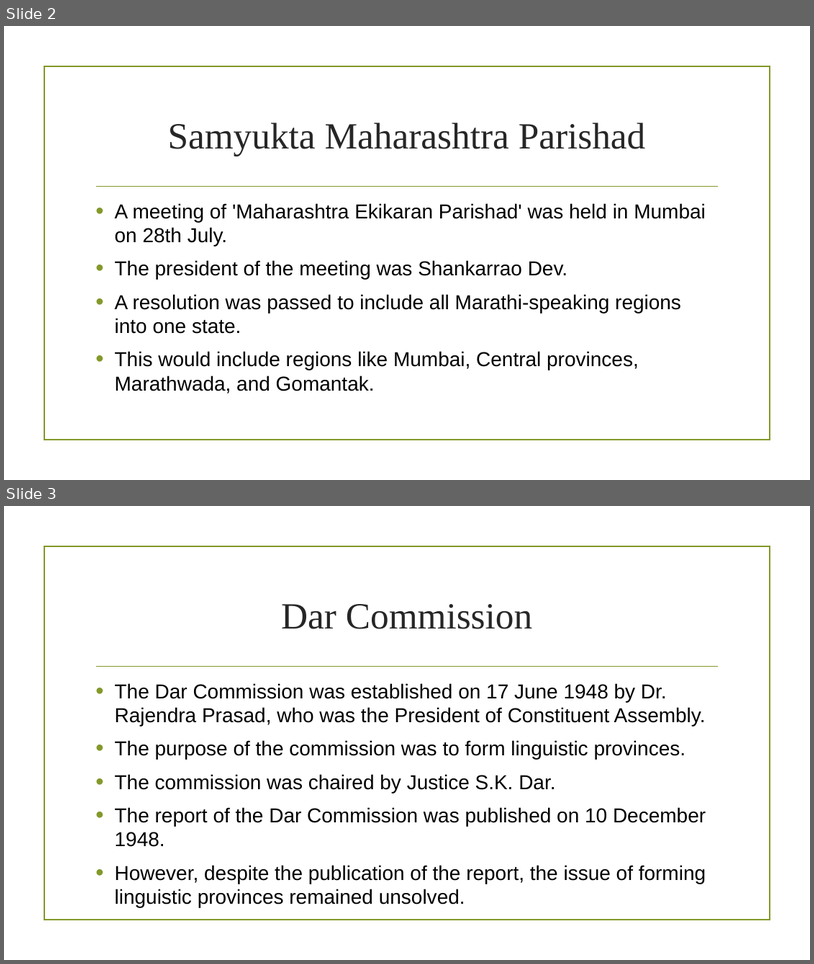
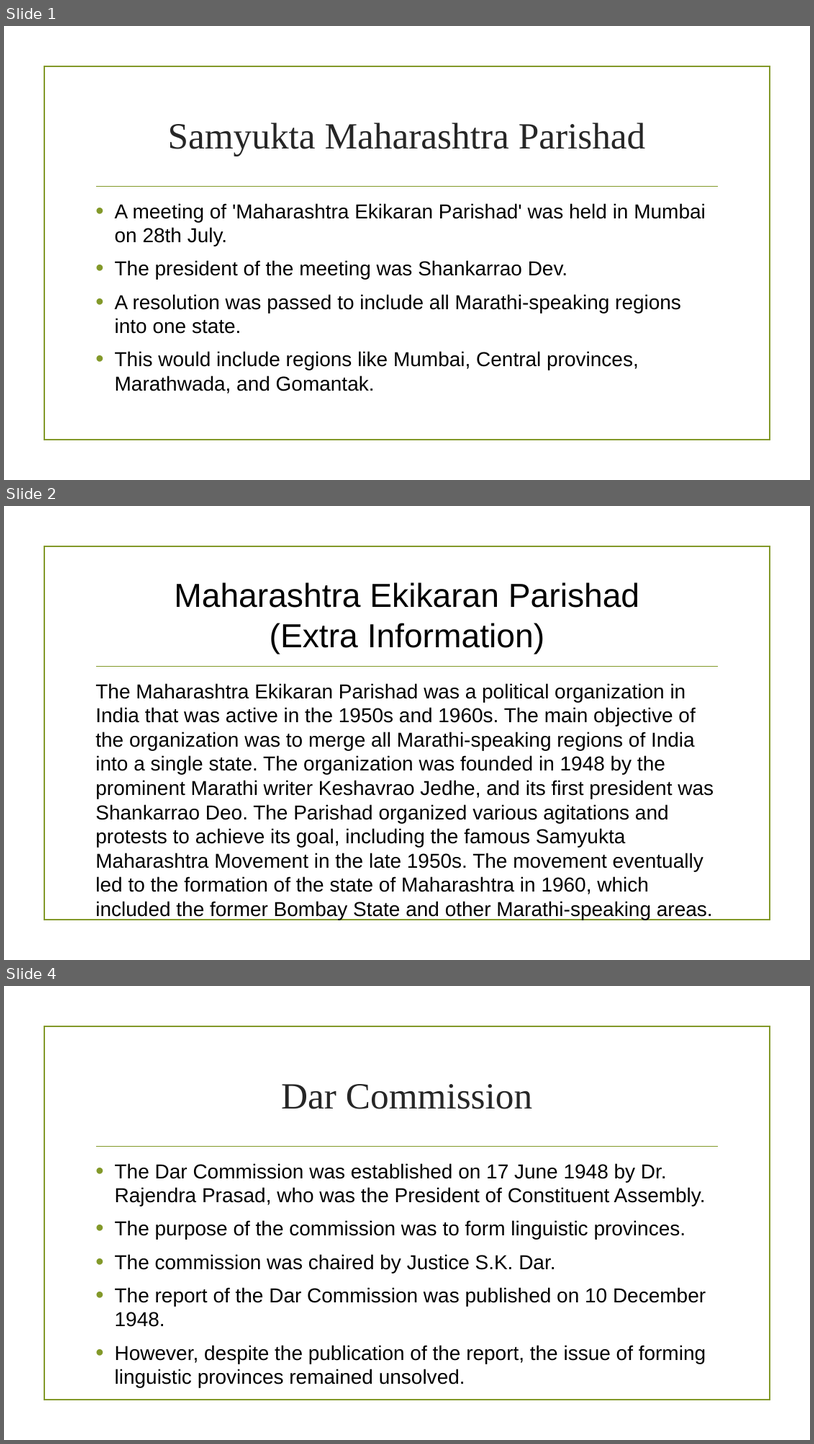
Before and after one commit to HackerPratik001/CB7, a slide deck: downloads/Lesson 14 ppt 2.pptx. Shown one above the other, each under a label of ours: slides 2 and 3 before the commit, slides 1, 2 and 4 after it; the slides between them are not shown. The pictures are 814x964 and 814x1444 pixels, drawn with LibreOffice and Linux fonts; fonts in the diff are those of the drawing; background and template pictures are left out. Boxes give left, top, right and bottom in pixels: in the first picture for what was removed or moved away, otherwise in the second. Text is boxed around its words. In the diff, an @@ line names an element or a change of style, - is before the commit and + after.

```diff
--- a/downloads/Lesson 14 ppt 2.pptx
+++ b/downloads/Lesson 14 ppt 2.pptx
@@ slide 2 added at <box>4,506,810,960</box>, background picture (left out); not listed: 2 template elements that a slide beside it also shows @@
@@ title added at <box>174,582,640,654</box>, 39.6 pt, text #000000 @@
+Maharashtra Ekikaran Parishad
+(Extra Information)
@@ text added at <box>95,683,714,894</box>, 24 pt, text #000000 @@
+The Maharashtra Ekikaran Parishad was a political organization in India that was active in the 1950s and 1960s. The main objective of the organization was to merge all Marathi-speaking regions of India into a single state. The organization was founded in 1948 by the prominent Marathi writer Keshavrao Jedhe, and its first president was Shankarrao Deo. The Parishad organized various agitations and protests to achieve its goal, including the famous Samyukta Maharashtra Movement in the late 1950s. The movement eventually led to the formation of the state of Maharashtra in 1960, which included the former Bombay State and other Marathi-speaking areas.
@@ what was slide 2 is now slide 1 @@
@@ what was slide 3 is now slide 4 @@
```
Also in this commit, not shown: 2 other slides added, 1 slide removed.
